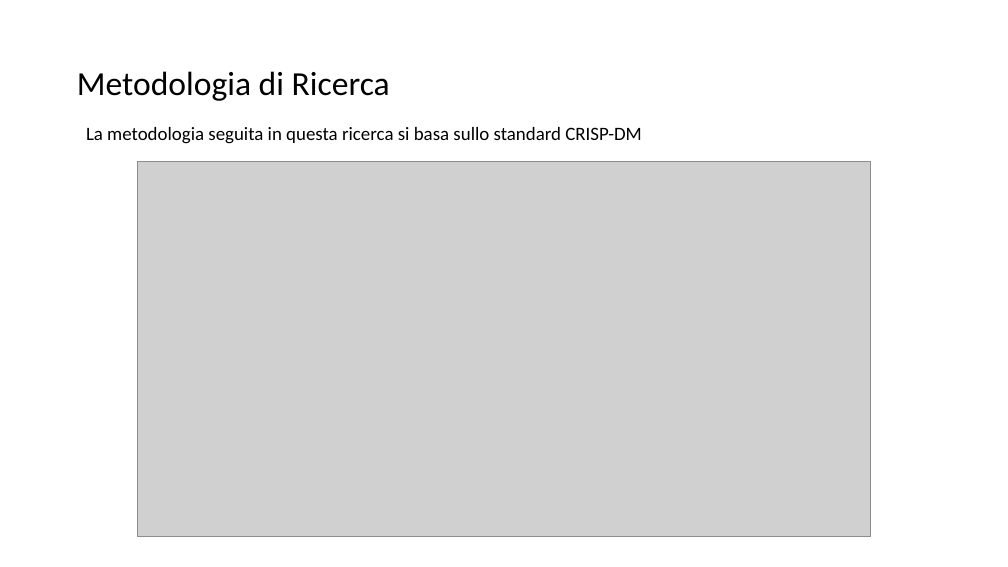
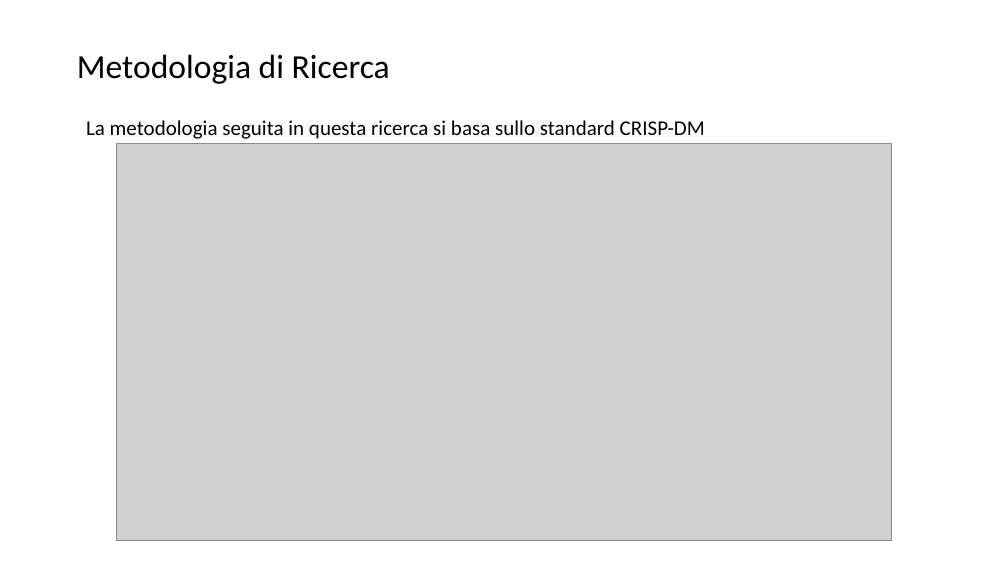
Before and after one commit to lPen88/tesi, a slide deck: slide 5 of presentazione.pptx (slide 6 before the commit). Drawn at 1008x567 pixels with LibreOffice and Linux fonts; fonts in the diff are those of the drawing; grey boxes stand for pictures. Boxes give left, top, right and bottom in pixels: in the first picture for what was removed or moved away, otherwise in the second. Text is boxed around its words. In the diff, an @@ line names an element or a change of style, - is before the commit and + after.

```diff
--- a/presentazione.pptx
+++ b/presentazione.pptx
@@ title "Metodologia di Ricerca": place and size @@
-title "Metodologia di Ricerca" at box(77, 71, 390, 101)
+title "Metodologia di Ricerca" at box(77, 54, 390, 84)
@@ text "La metodologia seguita in questa ..." at box(86, 120, 705, 139): size 18 to 20 pt @@
@@ picture: place and size @@
-picture at box(138, 162, 871, 537)
+picture at box(116, 144, 892, 541)
```
Also in this commit, not shown: 11 other slides changed, 3 slides removed, 1 other file.
